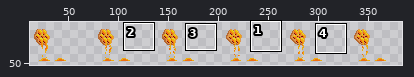
Sprite sheet -- Assets/Honeycomb-v1.png. The first picture is a wide view before the edit; the outline marks the close-up.
Close-up. Before:
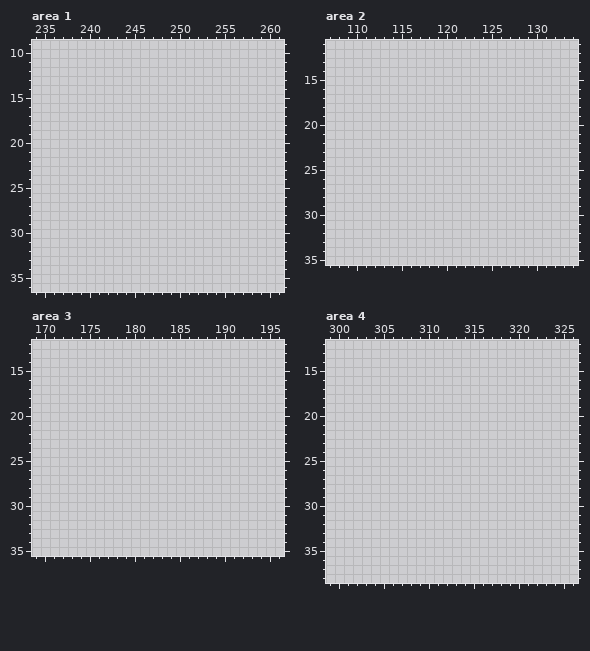
The file is 384x64 pixels. Shown: area 1: x 234..261, y 9..36; area 2: x 107..134, y 11..35; area 3: x 169..196, y 12..35; area 4: x 299..326, y 12..38. The wide view leaves out empty margins. The commit also changed other parts of the picture, which this record leaves out.
And afterwards:
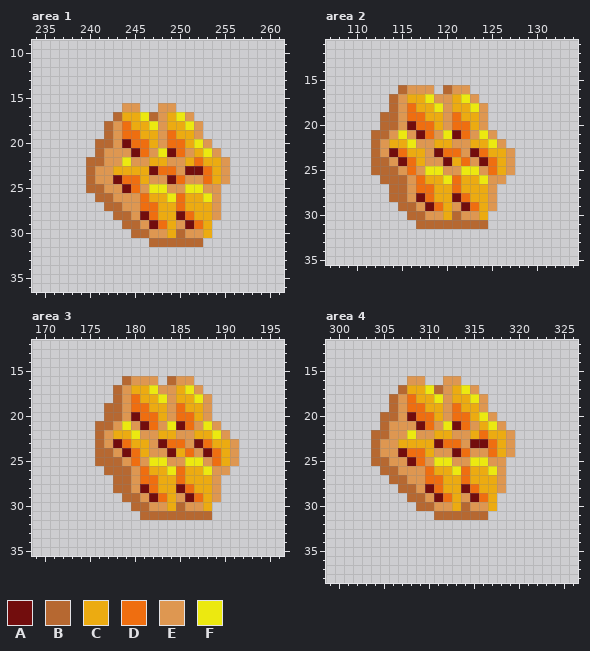
Palette (. is transparent): A #720d0d  B #b66831  C #ecab11  D #ef6e10  E #de9751  F #ece910
Edits made:
Changed rows in their new state; - is an unchanged pixel.
Area 1:
first column x 240:
16 ----EE--EE------
17 ---BCCFBECFE----
18 --BEDCCFECCFE---
19 --BEDDCCEDCCE---
20 -BBEADDCEDDCFE--
21 -BEEEADEFADECFE-
22 BBEEFEECCEECDCCE
23 BEECCCCADDEAADCE
24 BEEADDCEEADEEDCE
25 BBEEADEFFEEFFEE-
26 -BBEEEDCCFDCCFE-
27 --BBEEDDCCDCCCE-
28 ---BBEADCCADCCE-
29 ----BBEADCEADC--
30 -----BBEECBEEC--
31 -------BBBBBB---
Area 2:
first column x 112:
16 ---BEEE-BEE-----
17 --BECCFEECFE----
18 --BEDCCFECCFE---
19 -BBEDDCCEDCCE---
20 -BBEADDCEDDCE---
21 BBEFEADEFADEFE--
22 BECCFEECCEECCFE-
23 BEADCCEADDEADCCE
24 BBEADCEEACDEADCE
25 BBBEDEFFEEFFEDCE
26 -BBBEDCCFDCCFEE-
27 --BBEDDCCDCCCE--
28 --BBEADCCADCCE--
29 ---BBEADCEADCE--
30 ----BBEECBEEC---
31 -----BBBBBBBB---
Area 3:
first column x 176:
16 ---BEEE-BEE-----
17 --BECCFEECFE----
18 --BEDCCFECCFE---
19 -BBEDDCCEDCCE---
20 -BBEADDCEDDCE---
21 BBEFEADEFADEFE--
22 BECCFEECCEECCFE-
23 BEADCCEADDEADCCE
24 BBEADCEEACDEADCE
25 BBBEDEFFEEFFEDCE
26 -BBBEDCCFDCCFEE-
27 --BBEDDCCDCCCE--
28 --BBEADCCADCCE--
29 ---BBEADCEADCE--
30 ----BBEECBEEC---
31 -----BBBBBBBB---
Area 4:
first column x 304:
16 ----EE--EE------
17 ---BCCFBECFE----
18 --BEDCCFECCFE---
19 --BEDDCCEDCCE---
20 -BBEADDCEDDCFE--
21 -BEEEADEFADECFE-
22 BBEEFEECCEECDCCE
23 BEECCCCADDEAADCE
24 BEEADDCEEADEEDCE
25 BBEEADEFFEEFFEE-
26 -BBEEEDCCFDCCFE-
27 --BBEEDDCCDCCCE-
28 ---BBEADCCADCCE-
29 ----BBEADCEADC--
30 -----BBEECBEEC--
31 -------BBBBBB---
Where, in picture pixels (left, top, right, bottom), the same in both close-ups:
added: (86, 103, 230, 247)
added: (371, 85, 515, 229)
added: (95, 376, 239, 520)
added: (371, 376, 515, 520)
